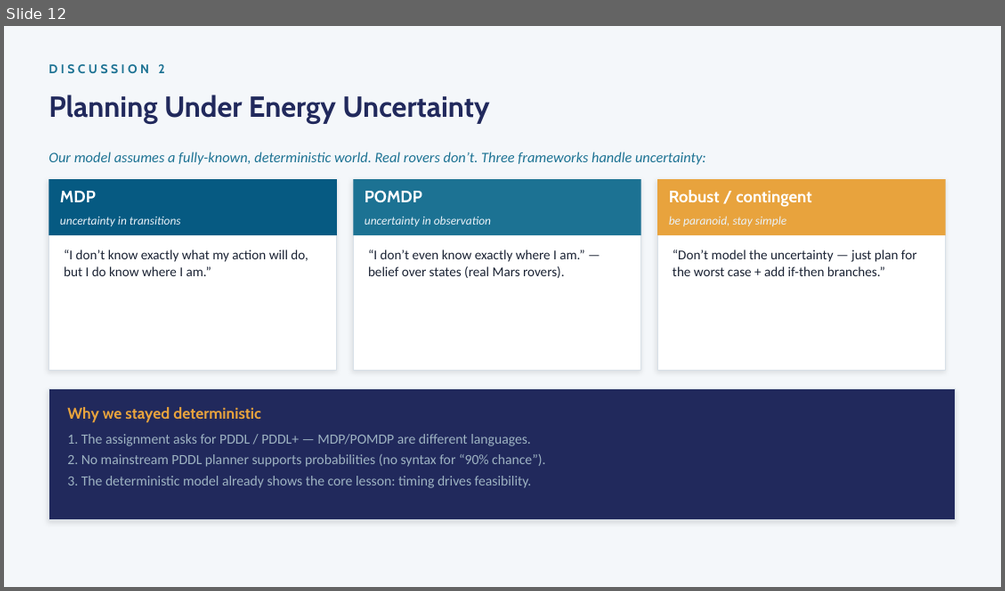
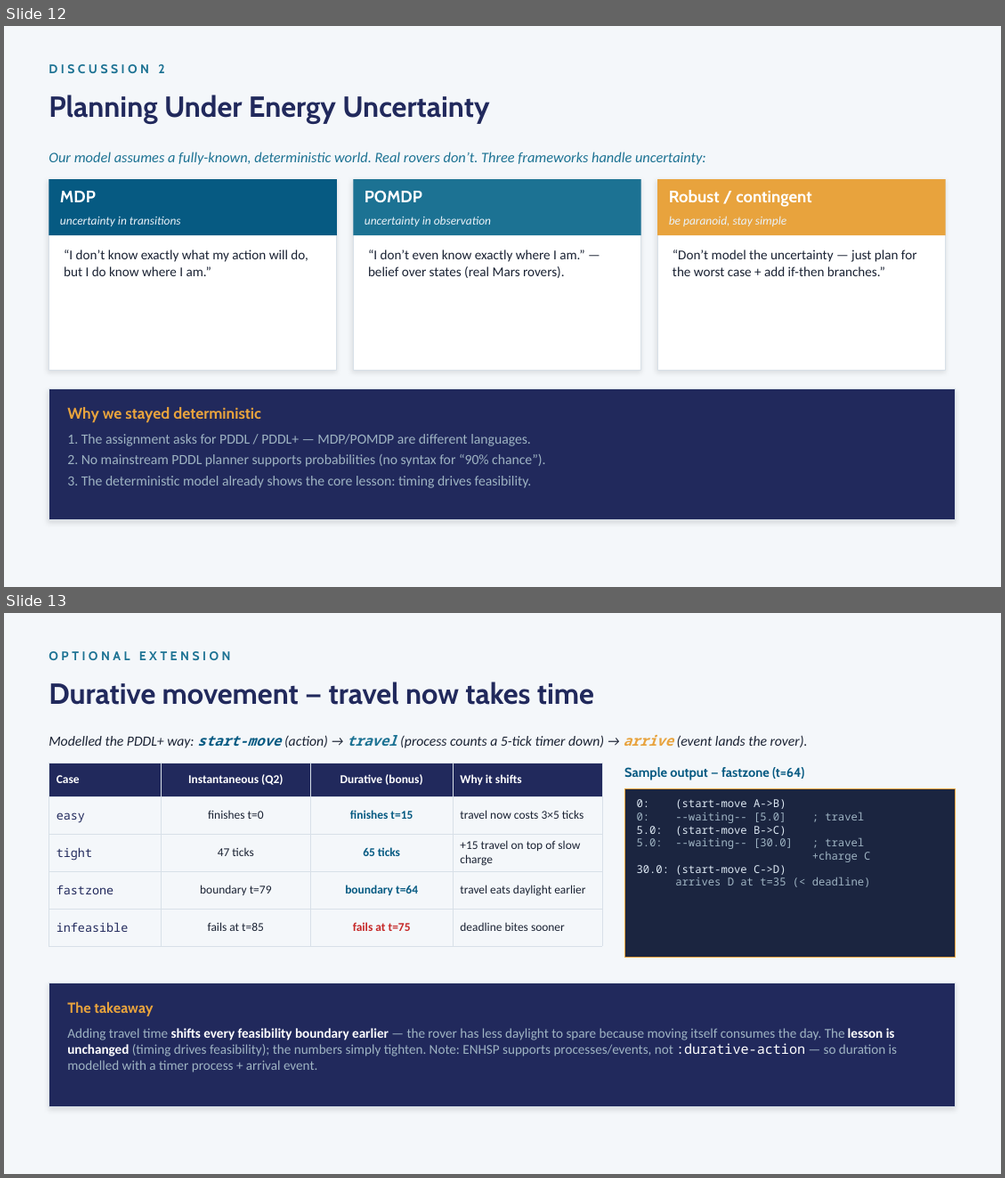
Before and after one commit to HaniBouhraoua09/Planetary-Rover-Solar-Energy-and-Charging-Dynamics, a slide deck: Rover_Presentation.pptx. Shown one above the other, each under a label of ours: slide 12 before the commit, slides 12 and 13 after it. The pictures are 1005x591 and 1005x1178 pixels, drawn with LibreOffice and Linux fonts; fonts in the diff are those of the drawing. Boxes give left, top, right and bottom in pixels: in the first picture for what was removed or moved away, otherwise in the second. Text is boxed around its words. In the diff, an @@ line names an element or a change of style, - is before the commit and + after.

```diff
--- a/Rover_Presentation.pptx
+++ b/Rover_Presentation.pptx
@@ slide 13 added at box(4, 613, 1001, 1174), background #F4F7FA @@
@@ text added at box(48, 651, 231, 660), 12 pt, text #1C7293, bold @@
+OPTIONAL EXTENSION
@@ text added at box(48, 682, 594, 705), 28 pt, text #21295C, bold @@
+Durative movement — travel now takes time
@@ text added at box(48, 735, 808, 748), 13.5 pt, text #1A2233, italic @@
+Modelled the PDDL+ way: start-move (action) → travel (process counts a 5-tick timer down) → arrive (event lands the rover).
@@ table added at box(48, 763, 602, 946), 5 rows, 4 columns @@
+Case | Instantaneous (Q2) | Durative (bonus) | Why it shifts
+easy | finishes t=0 | finishes t=15 | travel now costs 3×5 ticks
+tight | 47 ticks | 65 ticks | +15 travel on top of slow charge
+fastzone | boundary t=79 | boundary t=64 | travel eats daylight earlier
+infeasible | fails at t=85 | fails at t=75 | deadline bites sooner
@@ text added at box(624, 767, 804, 780), 12.5 pt, text #065A82, bold @@
+Sample output — fastzone (t=64)
@@ rectangle added at box(624, 788, 955, 957), fill #1B2540, outline #E8A33D 1 pt @@
@@ text added at box(637, 799, 871, 887), 10.5 pt, text #9EB3C2 @@
+0: (start-move A->B)
+0: --waiting-- [5.0] ; travel
+5.0: (start-move B->C)
+5.0: --waiting-- [30.0] ; travel
++charge C
+30.0: (start-move C->D)
+arrives D at t=35 (< deadline)
@@ rectangle added at box(48, 983, 955, 1107), fill #21295C, outline #D8E0E8 1 pt @@
@@ text added at box(67, 1001, 153, 1016), 14 pt, text #E8A33D, bold @@
+The takeaway
@@ text added at box(67, 1028, 897, 1072), 13 pt, text #9EB3C2 @@
+Adding travel time shifts every feasibility boundary earlier — the rover has less daylight to spare because moving itself consumes the day. The lesson is unchanged (timing drives feasibility); the numbers simply tighten. Note: ENHSP supports processes/events, not :durative-action — so duration is modelled with a timer process + arrival event.
```
Also in this commit, not shown: 2 slides changed, 2 other files.
